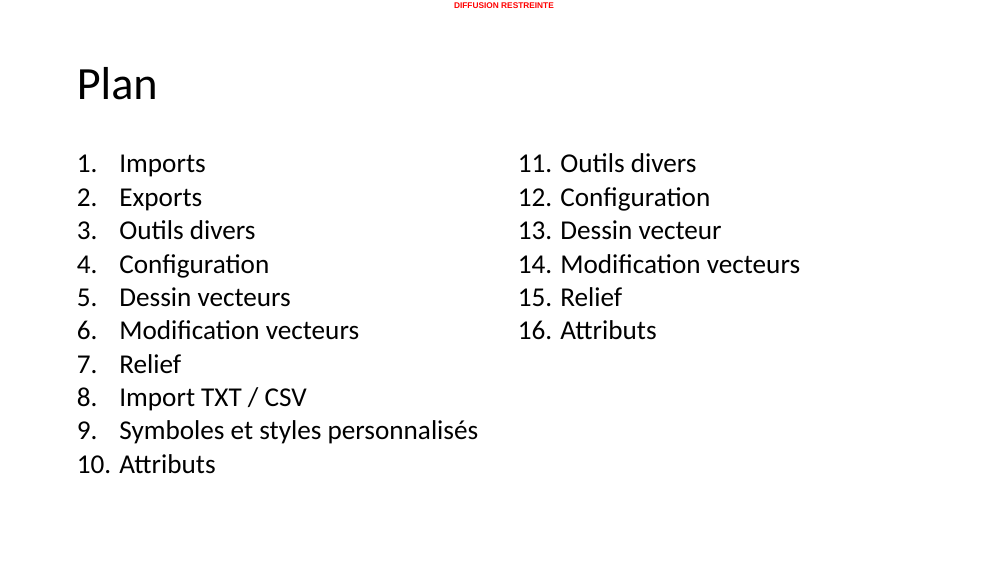
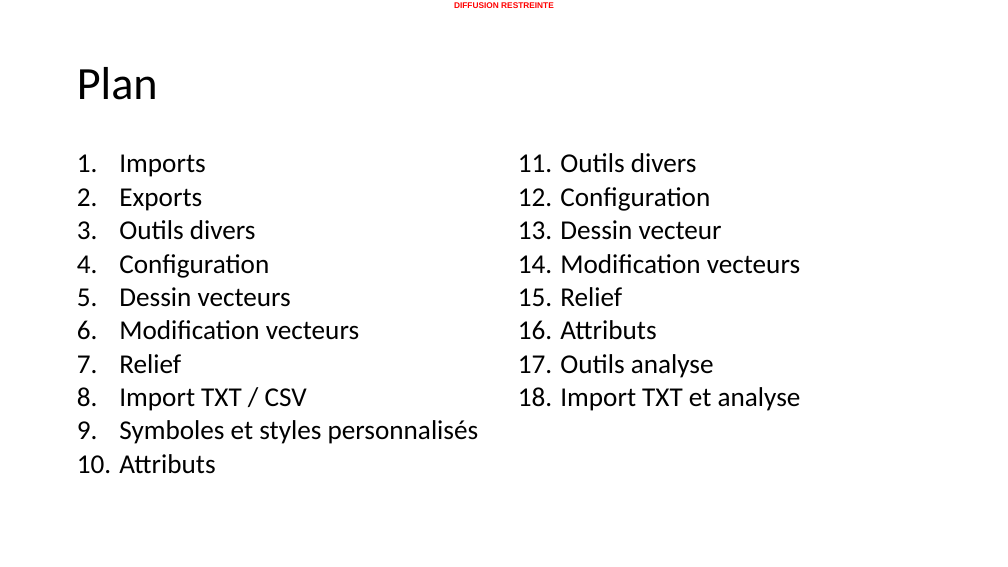
Before and after one commit to 20100dbg/OutilsGeo, a slide deck: slide 2 of cours/GM - Travaux pratiques - drill.pptx. Drawn at 1008x567 pixels with LibreOffice and Linux fonts; fonts in the diff are those of the drawing; background and template pictures are left out. Boxes give left, top, right and bottom in pixels: in the first picture for what was removed or moved away, otherwise in the second. Text is boxed around its words. In the diff, an @@ line names an element or a change of style, - is before the commit and + after.

```diff
--- a/cours/GM - Travaux pratiques - drill.pptx
+++ b/cours/GM - Travaux pratiques - drill.pptx
@@ text at <box>560,354,801,411</box>: paragraphs added @@
+17. Outils analyse
+18. Import TXT et analyse
```
Also in this commit, not shown: 3 other slides changed, 2 slides added, 2 slides removed, 13 other files.
